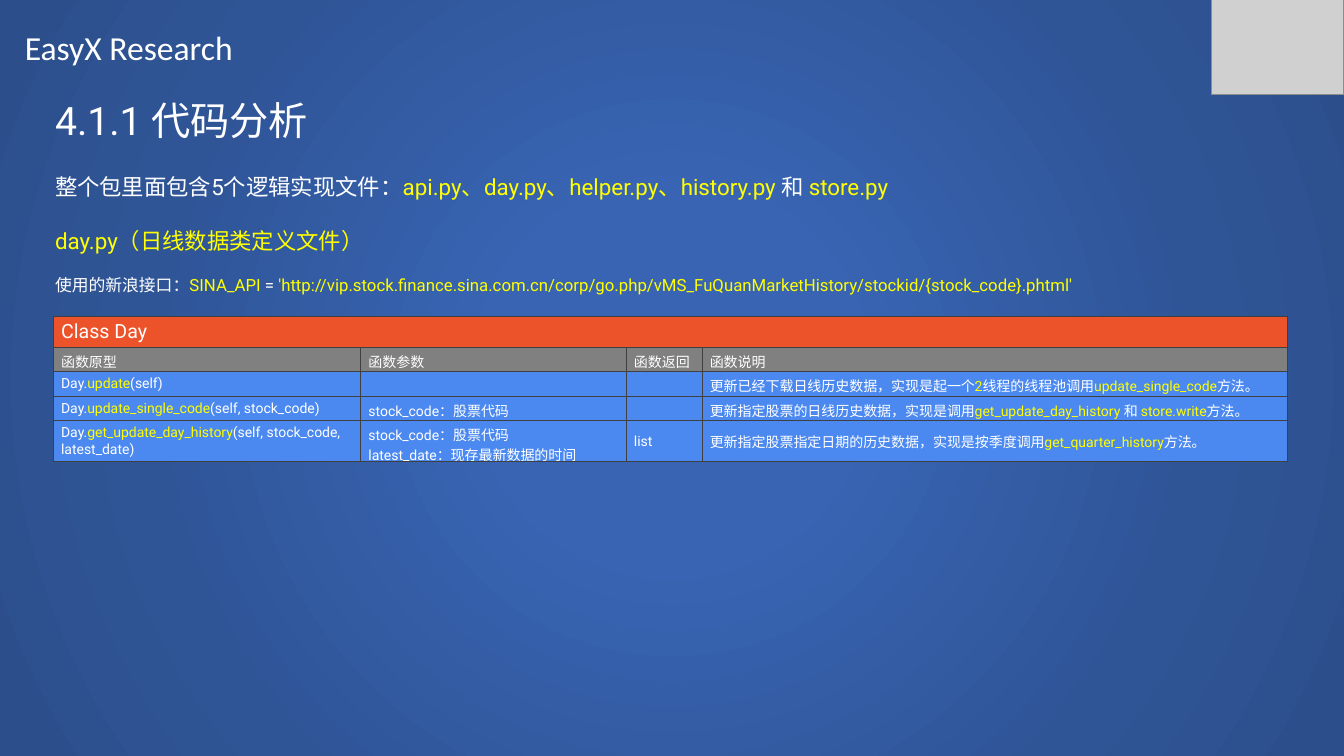
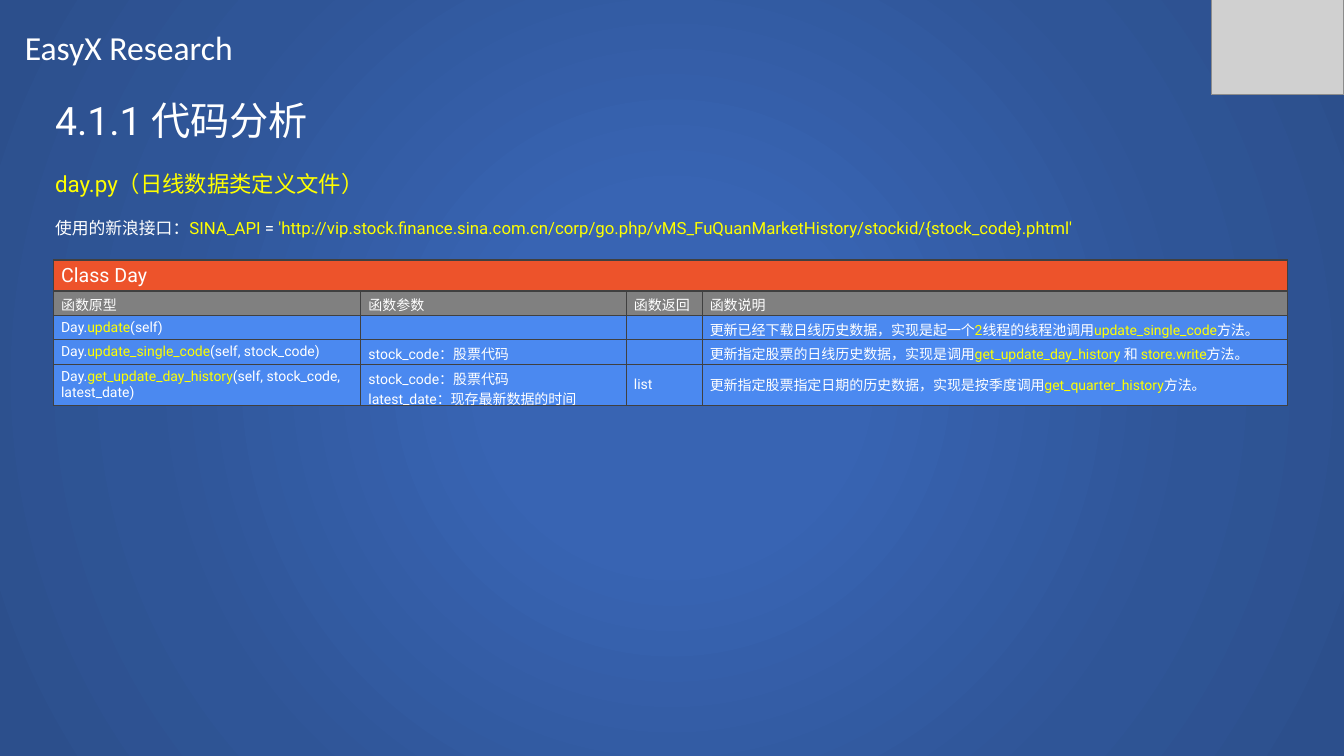
Before and after one commit to SCITLAS/Stellar, a slide deck: slide 22 of Research/easyx_research.pptx. Drawn at 1344x756 pixels with LibreOffice and Linux fonts; fonts in the diff are those of the drawing; grey boxes stand for pictures. Boxes give left, top, right and bottom in pixels: in the first picture for what was removed or moved away, otherwise in the second. Text is boxed around its words. In the diff, an @@ line names an element or a change of style, - is before the commit and + after.

```diff
--- a/Research/easyx_research.pptx
+++ b/Research/easyx_research.pptx
@@ text at bbox=[55, 176, 888, 200]: paragraph removed @@
-整个包里面包含5个逻辑实现文件：api.py、day.py、helper.py、history.py 和 store.py
@@ table: place and size @@
-table at bbox=[53, 317, 1288, 468]
+table at bbox=[53, 260, 1288, 412]
```
Also in this commit, not shown: 4 other slides changed, 3 slides added.
